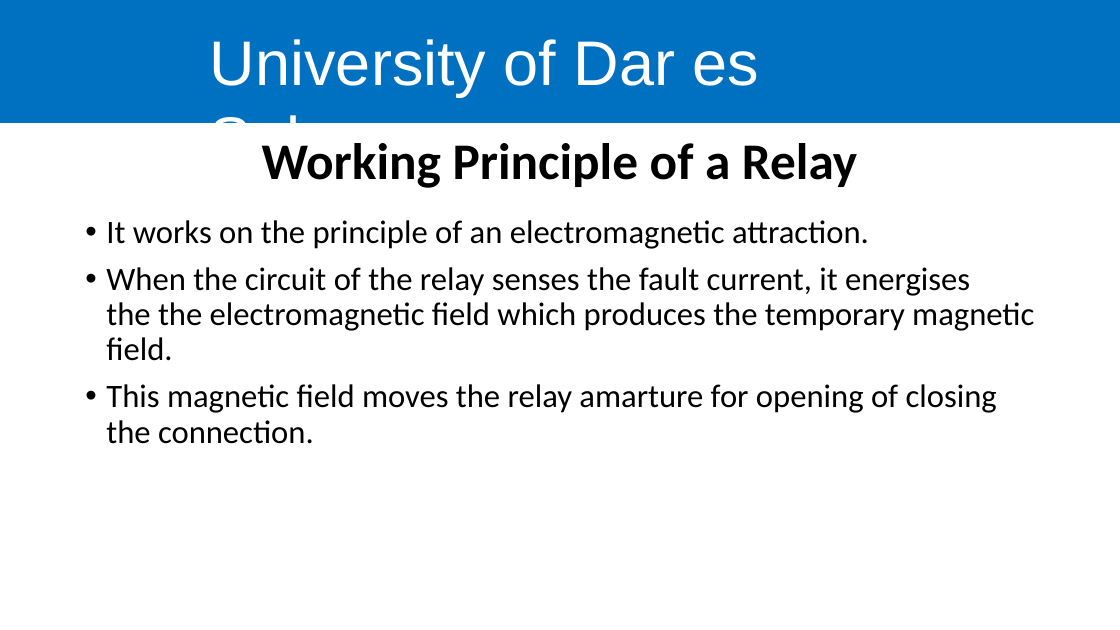
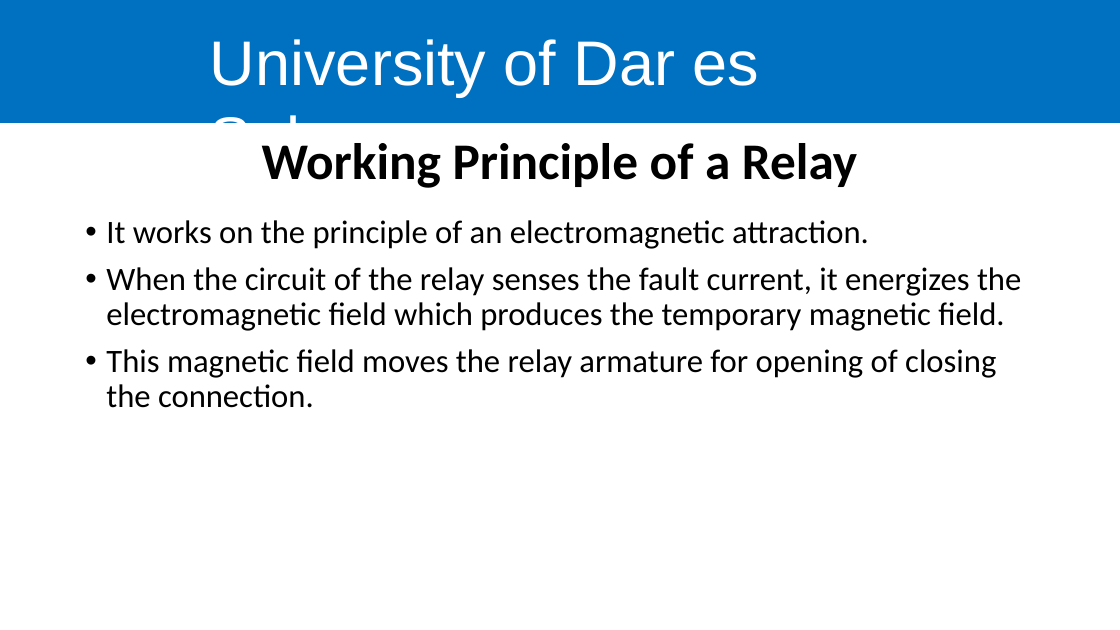
Before and after one commit to kelvkedyson/uissArduino, a slide deck: slide 4 of Practicals/Project 2/Lecture/ppt/Project 2.pptx (slide 5 before the commit). Drawn at 1120x630 pixels with LibreOffice and Linux fonts; fonts in the diff are those of the drawing; background and template pictures are left out. Boxes give left, top, right and bottom in pixels: in the first picture for what was removed or moved away, otherwise in the second. Text is boxed around its words. In the diff, an @@ line names an element or a change of style, - is before the commit and + after.

```diff
--- a/Practicals/Project 2/Lecture/ppt/Project 2.pptx
+++ b/Practicals/Project 2/Lecture/ppt/Project 2.pptx
@@ text at [106, 267, 1021, 408]: text changed @@
-• When the circuit of the relay senses the fault current, it energises the the electromagnetic field which produces the temporary magnetic field.
-• This magnetic field moves the relay amarture for opening of closing the connection.
+• When the circuit of the relay senses the fault current, it energizes the electromagnetic field which produces the temporary magnetic field.
+• This magnetic field moves the relay armature for opening of closing the connection.
```
Also in this commit, not shown: 1 slide removed, 1 other file.
